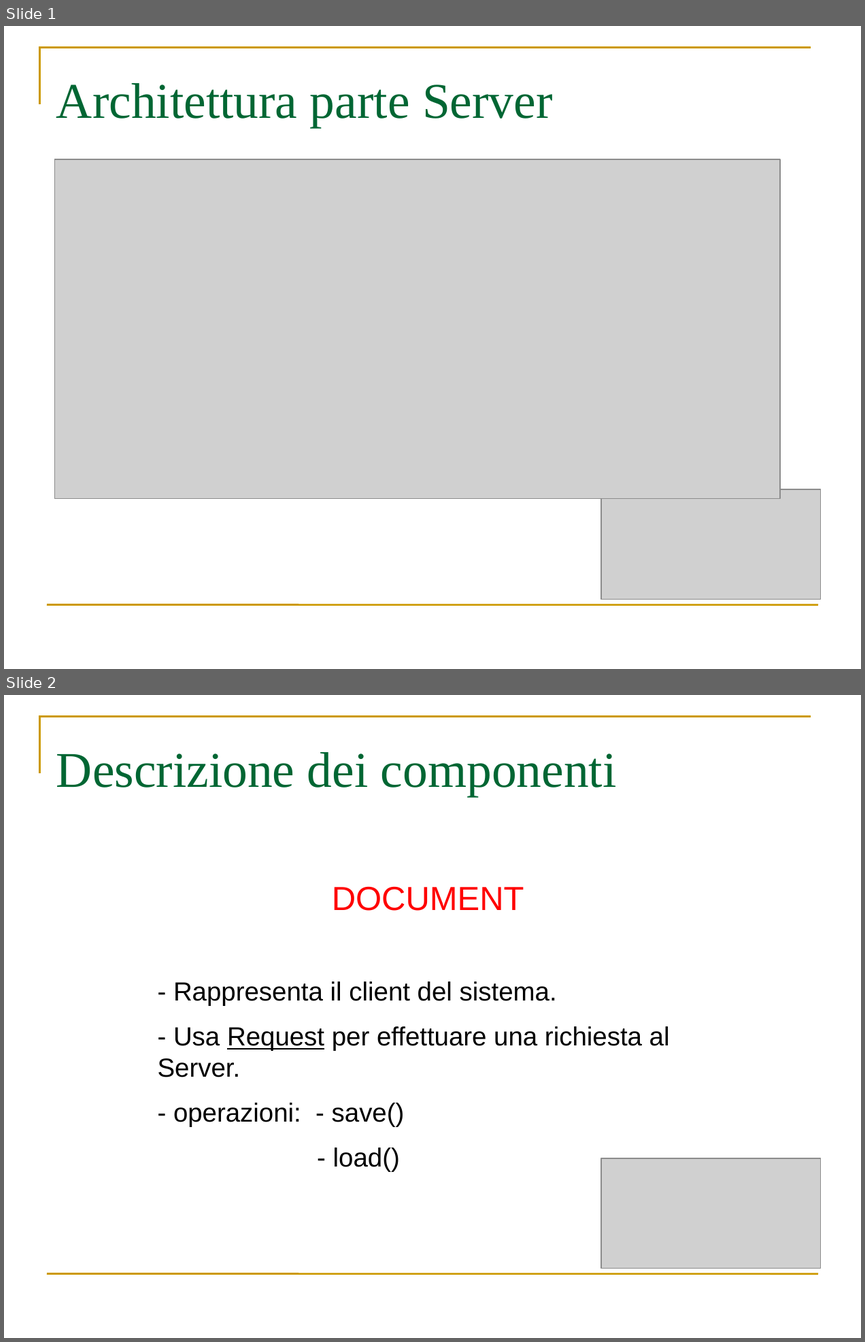
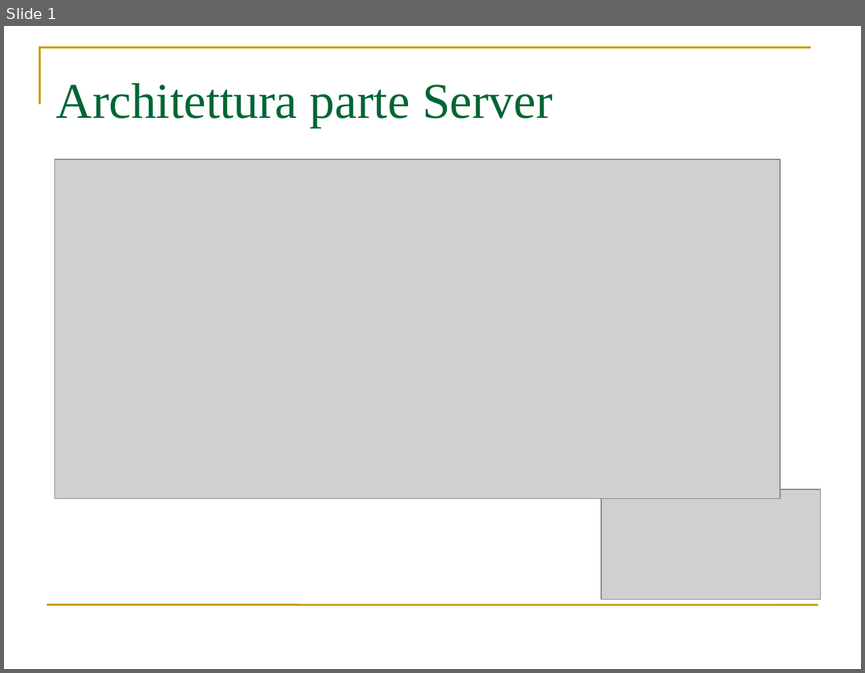
Before and after one commit to webshape/ajaxdraw, a slide deck: doc/PresentazioneRPP/PresentazioneSTServer.ppt. Shown one above the other, each under a label of ours: slides 1 and 2 before the commit, slide 1 after it. The pictures are 865x1342 and 865x673 pixels, drawn with LibreOffice and Linux fonts; fonts in the diff are those of the drawing; grey boxes stand for pictures. Boxes give left, top, right and bottom in pixels: in the first picture for what was removed or moved away, otherwise in the second. Text is boxed around its words. In the diff, an @@ line names an element or a change of style, - is before the commit and + after.

Commit message:
ridotta presentazione ST del Server

```diff
--- a/doc/PresentazioneRPP/PresentazioneSTServer.ppt
+++ b/doc/PresentazioneRPP/PresentazioneSTServer.ppt
@@ slide 2 removed at bbox=[4, 695, 861, 1338], background #FFFFFF; not listed: 2 template elements that a slide beside it also shows @@
@@ title removed at bbox=[56, 752, 617, 796] @@
-Descrizione dei componenti
@@ text removed at bbox=[158, 886, 670, 1172] @@
-DOCUMENT
-- Rappresenta il client del sistema.
-- Usa Request per effettuare una richiesta al Server.
-- operazioni: - save()
-- load()
@@ picture removed at bbox=[601, 1157, 821, 1268] @@
```
Also in this commit, not shown: 1 slide added, 6 other slides removed.
